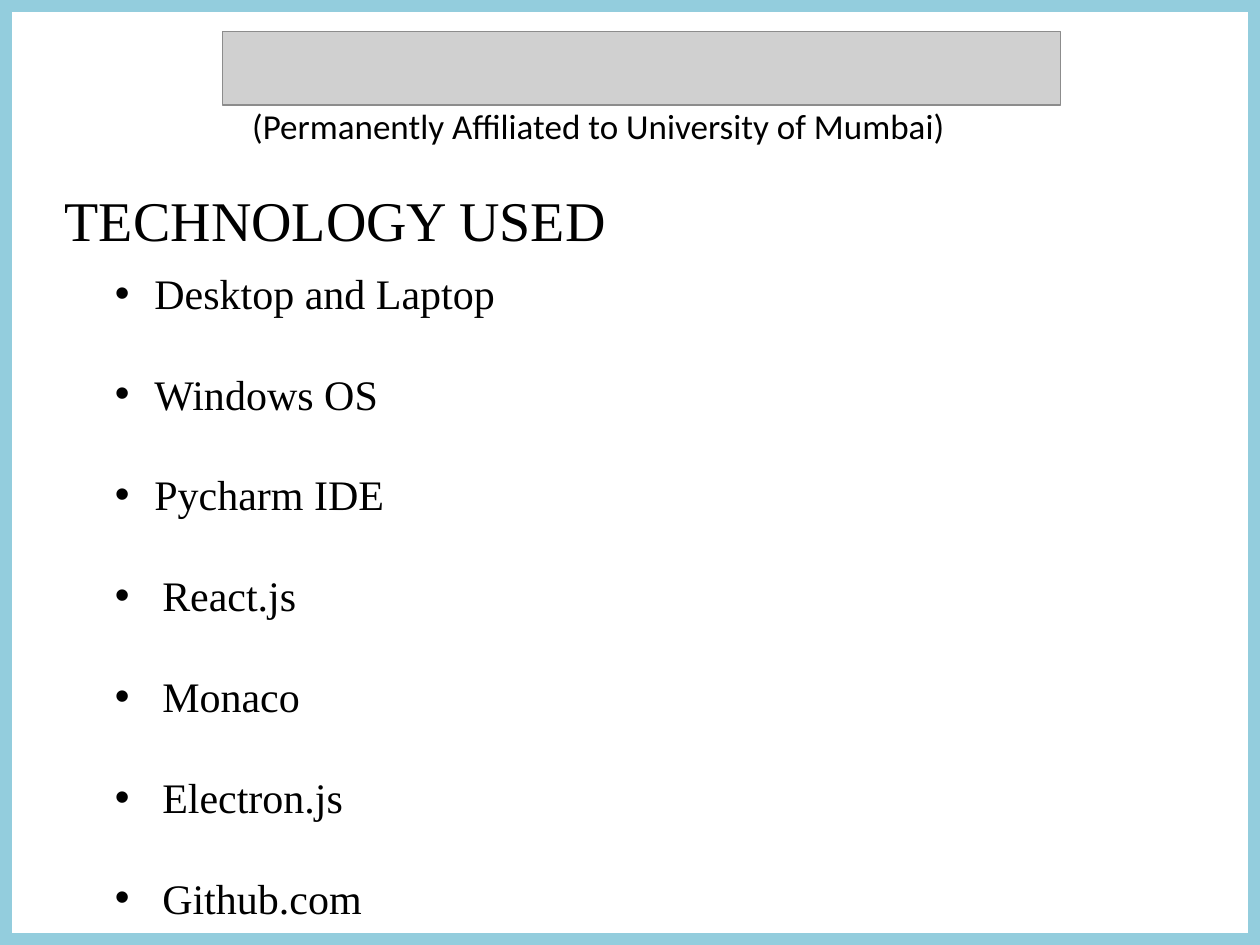
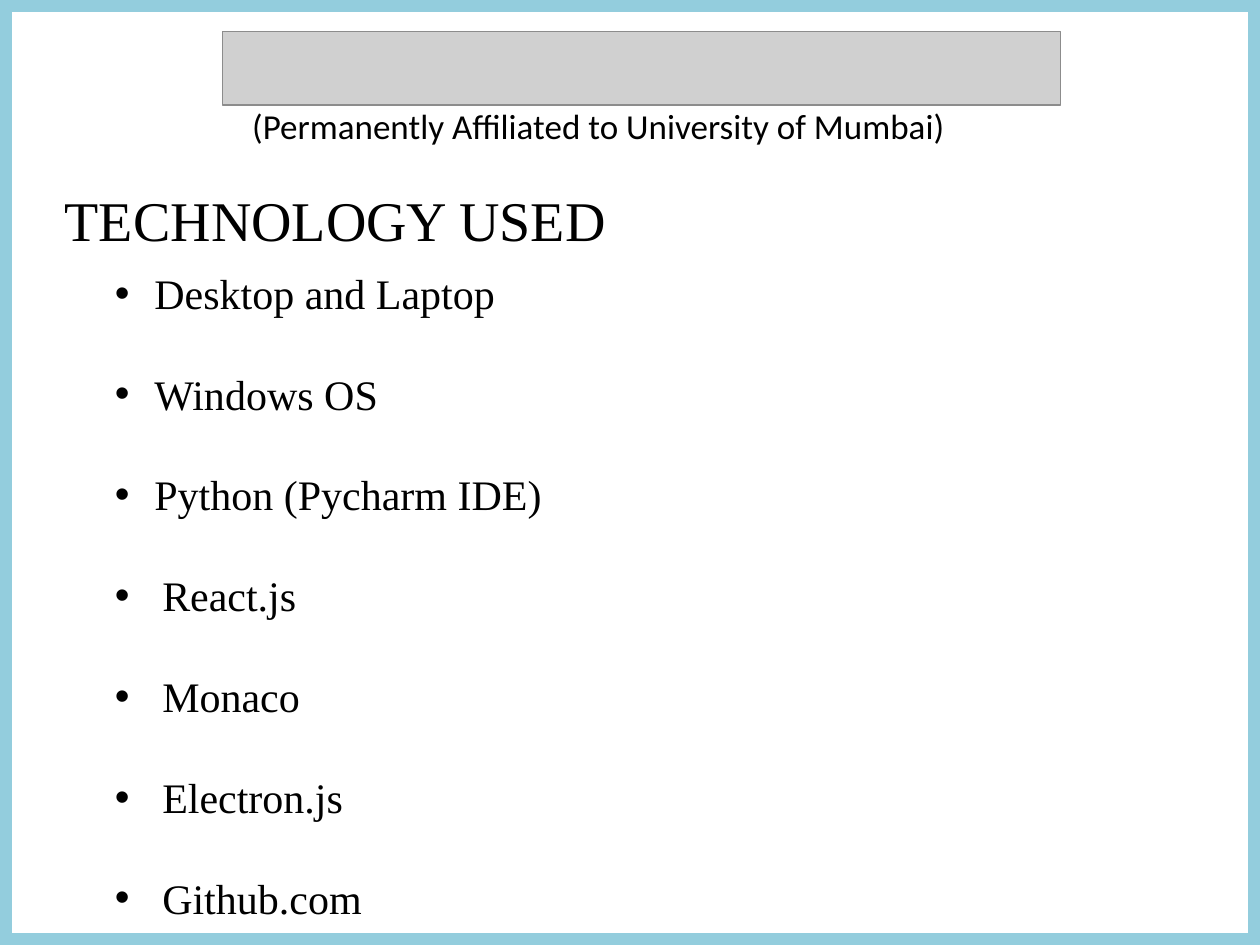
Before and after one commit to ASSASSIN21r/Speech-to-code, a slide deck: slide 8 of SPEECHTOCODECONVERTOR.pptx. Drawn at 1260x945 pixels with LibreOffice and Linux fonts; fonts in the diff are those of the drawing; grey boxes stand for pictures. Boxes give left, top, right and bottom in pixels: in the first picture for what was removed or moved away, otherwise in the second. Text is boxed around its words. In the diff, an @@ line names an element or a change of style, - is before the commit and + after.

```diff
--- a/SPEECHTOCODECONVERTOR.pptx
+++ b/SPEECHTOCODECONVERTOR.pptx
@@ text at (x1=154, y1=481, x2=542, y2=519): text changed @@
-• Pycharm IDE
+• Python (Pycharm IDE)
```
Also in this commit, not shown: 6 other slides changed.
